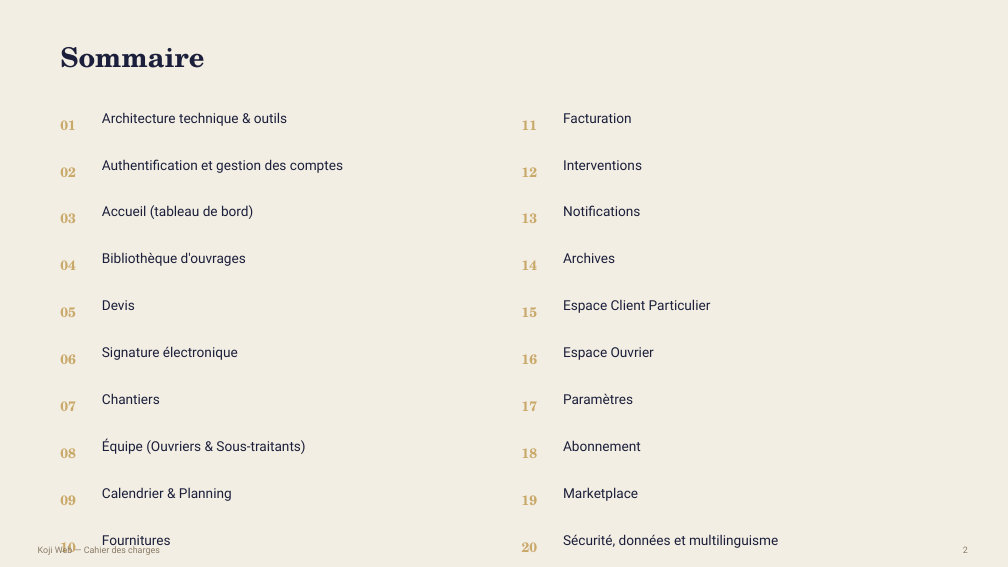
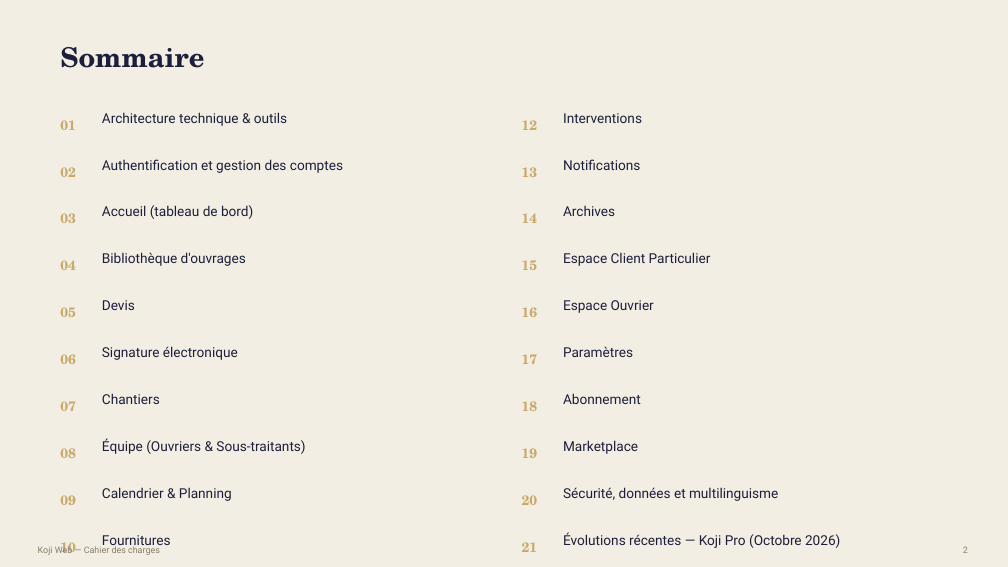
Before and after one commit to bouhouchimira-prog/web-app-Koji, a slide deck: slide 3 of docs/cahier-des-charges/Cahier-des-charges-Koji-Web.pptx. Drawn at 1008x567 pixels with LibreOffice and Linux fonts; fonts in the diff are those of the drawing. Boxes give left, top, right and bottom in pixels: in the first picture for what was removed or moved away, otherwise in the second. Text is boxed around its words. In the diff, an @@ line names an element or a change of style, - is before the commit and + after.

```diff
--- a/docs/cahier-des-charges/Cahier-des-charges-Koji-Web.pptx
+++ b/docs/cahier-des-charges/Cahier-des-charges-Koji-Web.pptx
@@ text removed at box(563, 113, 632, 123) @@
-Facturation
@@ text removed at box(522, 120, 538, 130) @@
-11
@@ 18 texts: place and size @@
-18 texts at box(522, 160, 778, 552)
+18 texts at box(522, 113, 778, 505)
@@ text added at box(563, 532, 840, 548), 13 pt, text #1B1F3B @@
+Évolutions récentes — Koji Pro (Octobre 2026)
@@ text added at box(522, 542, 538, 552), 13 pt, text #C9A96A, bold @@
+21
```
Also in this commit, not shown: 3 slides added, 3 other files.
